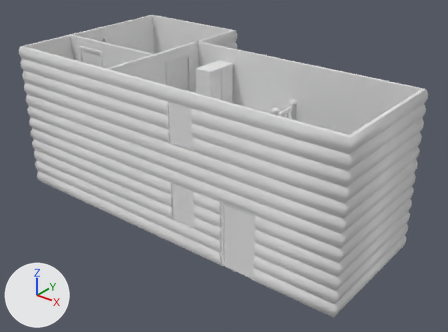
Two versions of the FBX model 3D-DATA-ZombieBeaverSpil/Assets/3DModels/HouseSetup04.FBX, one commit apart.
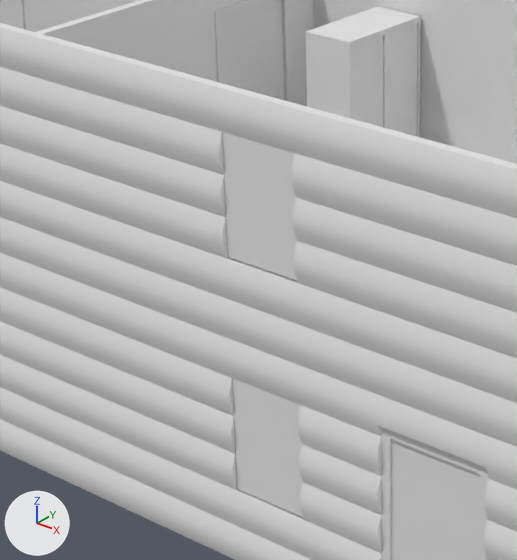
Each version is shown whole from a 50 mm camera at (13.31, -38.49, 10.41) aimed at (1.84, -24.15, 1.51), then close up on the part from 21% to 59% of the width and 17% to 73% of the height. Lighting does not change. The marker at lower left points along +X, +Y and +Z. Materials are left out; every surface is plain grey. Where no turn or scale is listed for an object, it has been applied to the vertices. Vertices at the same position are counted once.

In view in the first close-up: 'Object007', 'Object009', 'OverEtage_Dobbelt', 'Setup_004'.
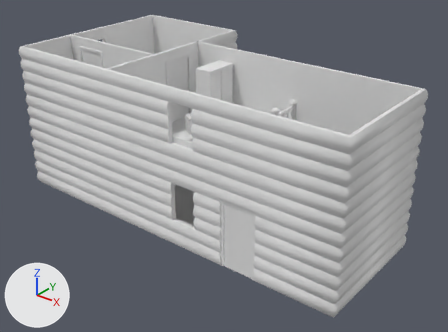
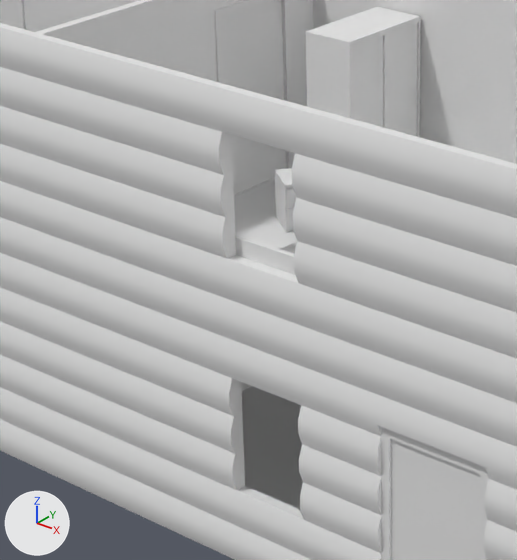
Location of each change, [x1, y1, x2, y2] in pixels of the close-ups (517 x 560 px):
'Setup_004', reshaped: before [0, 253, 517, 560]; after [0, 178, 517, 560]
part 1 of me_mesh_001, deleted: before [222, 132, 297, 280]
part 2 of me_mesh, deleted: before [233, 379, 303, 517]

Diff of the bpy script that builds the scene:
```diff
--- a/3D-DATA-ZombieBeaverSpil/Assets/3DModels/HouseSetup04.FBX.py
+++ b/3D-DATA-ZombieBeaverSpil/Assets/3DModels/HouseSetup04.FBX.py
@@ me_mesh_001 @@
 me_mesh_001.from_pydata(...)  # 1912 vertices, 2790 faces; spans x -8.15..4.15, y -2.15..4.15, z 2.5..5.0
 # used by ob_overetage_dobbelt; location = (3.52, -24.8, 0.0)
+# me_mesh_001 part 1: the loose piece of 4 vertices spanning x -1.43..-0.56, y -2.1, z 3.36..4.61 is deleted
@@ me_mesh @@
 me_mesh.from_pydata(...)  # 2600 vertices, 3918 faces; spans x -8.15..4.15, y -2.15..4.15, z -0.02..2.57
 # used by ob_setup_004; location = (3.52, -24.8, 0.0)
+# me_mesh part 2: the loose piece of 4 vertices spanning x -1.43..-0.56, y -2.1, z 0.86..2.11 is deleted
```
